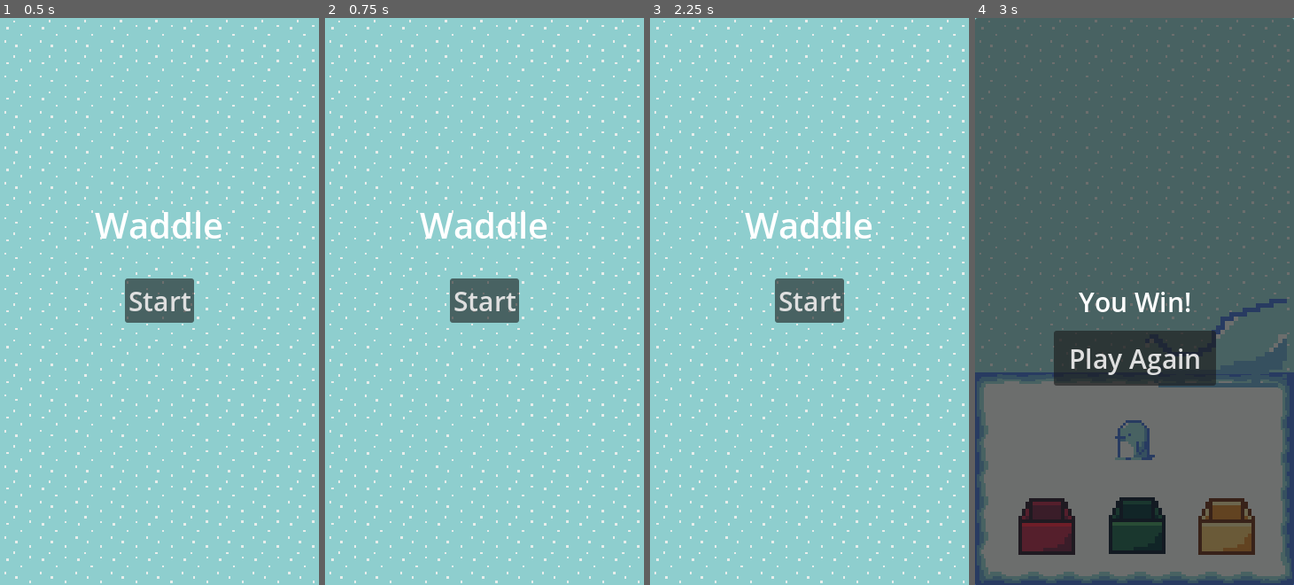
Above: before the commit, frames 1-4 (left to right).
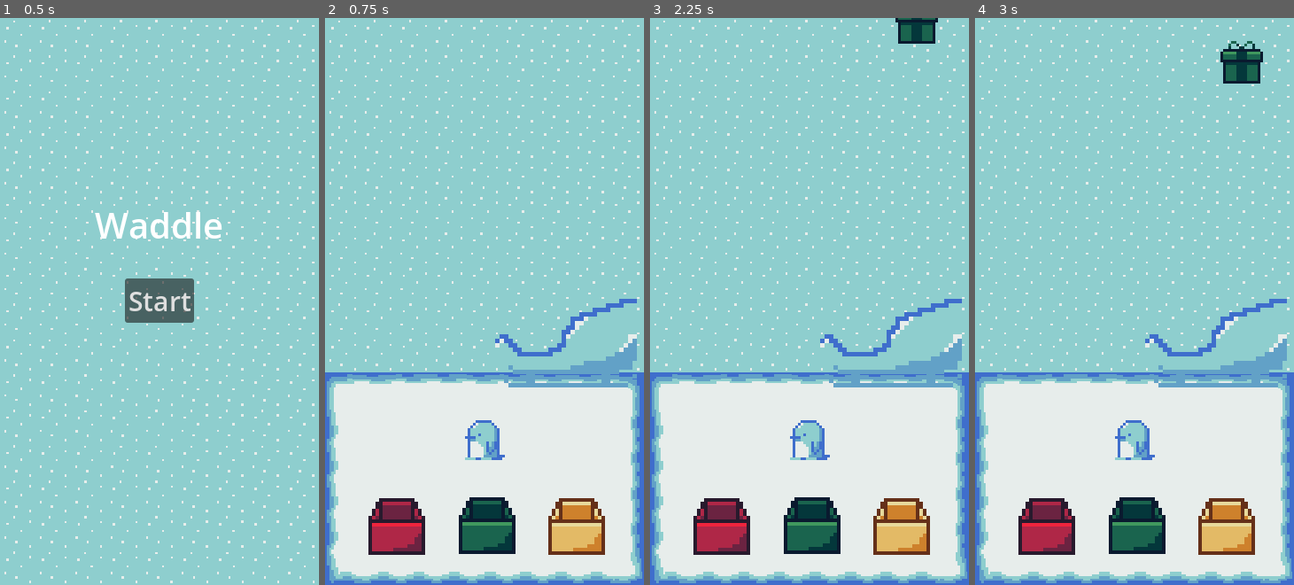
Above: after the commit, the same moments.

Repository: emilykrohn/Waddle
Game: Godot game, scene res://Scenes/main.tscn
Two runs of this game, one before a commit and one after it. Both use one fixed random seed, a clock stepped at 60 frames per second and the inputs below. Sound files missing from this copy of the repository are replaced by a short silence.
Inputs (mouse positions are in pixels of both pictures, inside the frame that each line leads up to):
- Up to frame 1 (0.5 s): no input
- Up to frame 2 (0.75 s): click "Play Again" (after the commit: "Start") at 0.5 s
- Up to frame 3 (2.25 s): click (809, 358) at 1.25 s, where only the run before the commit has a clickable "Play Again"; click (809, 358) at 2 s, where only the run before the commit has a clickable "Play Again"
- Up to frame 4 (3 s): click (1134, 301) at 2.75 s, where only the run before the commit has a clickable "Start"

Frame 1 is identical in both runs. In frame 2, 39% of the frame differs, in the area x 0-100%, y 34-100%; in frame 3, 39%; in frame 4, 99%, in the area x 0-100%, y 0-100%.
Error in both runs: Attempt to call function 'play' in base 'null instance' on a null instance. (res://Scripts/main.gd:4)

Commit message:
Play sound when correct or wrong box

Diff:
--- a/Scenes/main.tscn
+++ b/Scenes/main.tscn
@@ -14,6 +14,9 @@
 [ext_resource type="Script" path="res://Scripts/title_screen.gd" id="11_hkwhu"]
 [ext_resource type="AudioStream" uid="uid://dn88jrwqruh7" path="res://Sounds/Ludum Dare 38 - Track 1.wav" id="12_aecek"]
 [ext_resource type="AudioStream" uid="uid://dtk1x526ar4tp" path="res://Sounds/Retro8.mp3" id="14_sxdix"]
+[ext_resource type="AudioStream" uid="uid://dkxkfs3t33ss4" path="res://Sounds/Fruit collect 1.wav" id="15_ifvta"]
+[ext_resource type="AudioStream" uid="uid://84j83iue72hw" path="res://Sounds/Confirm 1.wav" id="16_ryary"]
+[ext_resource type="AudioStream" uid="uid://cpoixp05v6btq" path="res://Sounds/Hit damage 1.wav" id="17_s6c8w"]
 
 [sub_resource type="TileSetAtlasSource" id="TileSetAtlasSource_i55v1"]
 texture = ExtResource("1_eugpk")
@@ -119,6 +122,7 @@
 scale = Vector2(4, 4)
 
 [node name="WinScreen" type="Control" parent="World"]
+visible = false
 z_index = 1
 layout_mode = 3
 anchors_preset = 0
@@ -224,6 +228,15 @@
 unique_name_in_owner = true
 stream = ExtResource("14_sxdix")
 
+[node name="CollectSound" type="AudioStreamPlayer2D" parent="."]
+stream = ExtResource("15_ifvta")
+
+[node name="CorrectSound" type="AudioStreamPlayer2D" parent="."]
+stream = ExtResource("16_ryary")
+
+[node name="WrongSound" type="AudioStreamPlayer2D" parent="."]
+stream = ExtResource("17_s6c8w")
+
 [connection signal="timeout" from="World/PresentSpawnArea/Timer" to="World/PresentSpawnArea" method="_on_timer_timeout"]
 [connection signal="pressed" from="World/WinScreen/Button" to="World/WinScreen" method="_on_button_pressed"]
 [connection signal="timeout" from="World/WinScreen/Timer" to="World/WinScreen" method="_on_timer_timeout"]
--- a/Scripts/green_box.gd
+++ b/Scripts/green_box.gd
@@ -7,8 +7,9 @@
 		if $%Player/Collect.color == "Green":
 			$%Player/Collect.collected = false
 			$%Player/Collect.presents_collected += 1
+			$"../../../CorrectSound".play()
 		else:
-			print("wrong")
+			$"../../../WrongSound".play()
 
 func _on_area_2d_body_entered(body):
 	if body.name == "Player":
--- a/Scripts/red_box.gd
+++ b/Scripts/red_box.gd
@@ -7,8 +7,9 @@
 		if $%Player/Collect.color == "Red":
 			$%Player/Collect.collected = false
 			$%Player/Collect.presents_collected += 1
+			$"../../../CorrectSound".play()
 		else:
-			print("wrong")
+			$"../../../WrongSound".play()
 
 func _on_area_2d_body_entered(body):
 	if body.name == "Player":
--- a/Scripts/yellow_box.gd
+++ b/Scripts/yellow_box.gd
@@ -7,8 +7,9 @@
 		if $%Player/Collect.color == "Yellow":
 			$%Player/Collect.collected = false
 			$%Player/Collect.presents_collected += 1
+			$"../../../CorrectSound".play()
 		else:
-			print("wrong")
+			$"../../../WrongSound".play()
 
 func _on_area_2d_body_entered(body):
 	if body.name == "Player":
Not shown: 1 places in Scenes/main.tscn that only renumber resources
Not shown, added: Sounds/Confirm 1.wav.import
Not shown, added: Sounds/Fruit collect 1.wav.import
Not shown, added: Sounds/Hit damage 1.wav.import
Not shown, added: Sounds/Confirm 1.wav
Not shown, added: Sounds/Fruit collect 1.wav
Not shown, added: Sounds/Hit damage 1.wav
